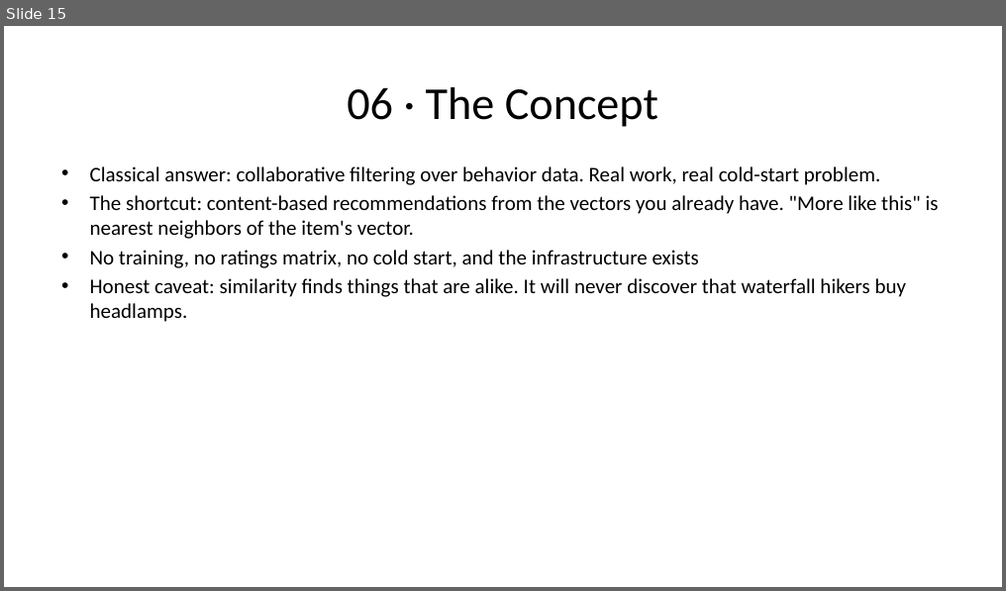
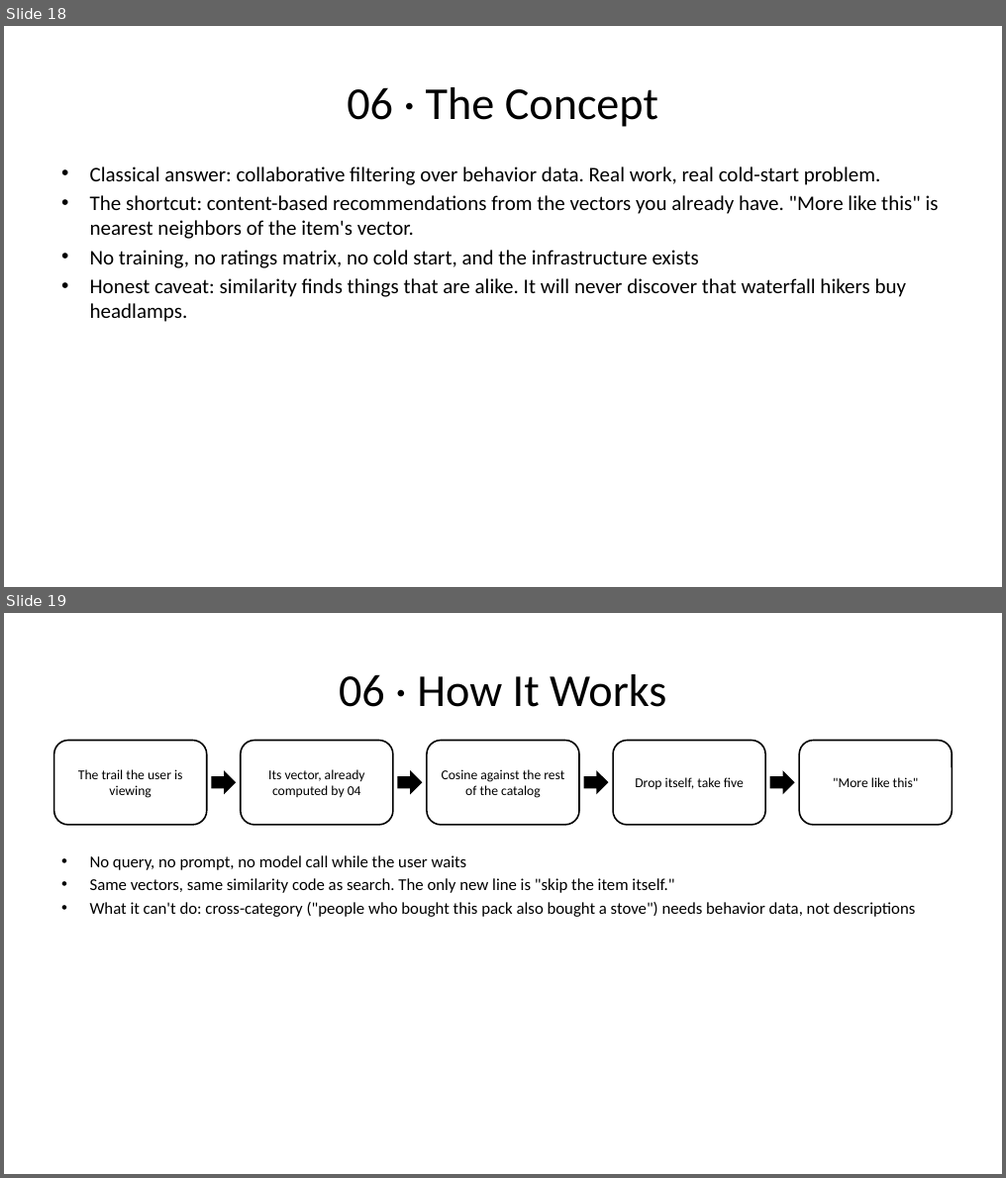
Before and after one commit to trailheadtechnology/10-ai-features-workshop, a slide deck: docs/slides/pptx/M2-finding.pptx. Shown one above the other, each under a label of ours: slide 15 before the commit, slides 18 and 19 after it. The pictures are 1006x591 and 1006x1178 pixels, drawn with LibreOffice and Linux fonts; fonts in the diff are those of the drawing. Boxes give left, top, right and bottom in pixels: in the first picture for what was removed or moved away, otherwise in the second. Text is boxed around its words. In the diff, an @@ line names an element or a change of style, - is before the commit and + after.

```diff
--- a/docs/slides/pptx/M2-finding.pptx
+++ b/docs/slides/pptx/M2-finding.pptx
@@ slide 19 added at (4, 613, 1002, 1174), background #FFFFFF @@
@@ title added at (339, 674, 666, 707), 44 pt, text #000000 @@
+06 · How It Works
@@ rounded rectangle added at (54, 741, 207, 825), outline #000000 1.5 pt, 13 pt, text #000000 @@
+The trail the user is viewing
@@ rounded rectangle added at (241, 741, 393, 825), outline #000000 1.5 pt, 13 pt, text #000000 @@
+Its vector, already computed by 04
@@ rounded rectangle added at (427, 741, 580, 825), outline #000000 1.5 pt, 13 pt, text #000000 @@
+Cosine against the rest of the catalog
@@ rounded rectangle added at (614, 741, 766, 825), outline #000000 1.5 pt, 13 pt, text #000000 @@
+Drop itself, take five
@@ rounded rectangle added at (799, 741, 951, 825), outline #000000 1.5 pt, 13 pt, text #000000 @@
+"More like this"
@@ right arrow added at (211, 770, 236, 794), fill #000000 @@
@@ right arrow added at (398, 770, 423, 794), fill #000000 @@
@@ right arrow added at (584, 770, 609, 794), fill #000000 @@
@@ right arrow added at (770, 770, 795, 794), fill #000000 @@
@@ text added at (90, 856, 916, 917), 16 pt, text #000000 @@
+• No query, no prompt, no model call while the user waits
+• Same vectors, same similarity code as search. The only new line is "skip the item itself."
+• What it can't do: cross-category ("people who bought this pack also bought a stove") needs behavior data, not descriptions
@@ what was slide 15 is now slide 18 @@
```
Also in this commit, not shown: 17 other slides changed, 3 other slides added, 12 other files.
